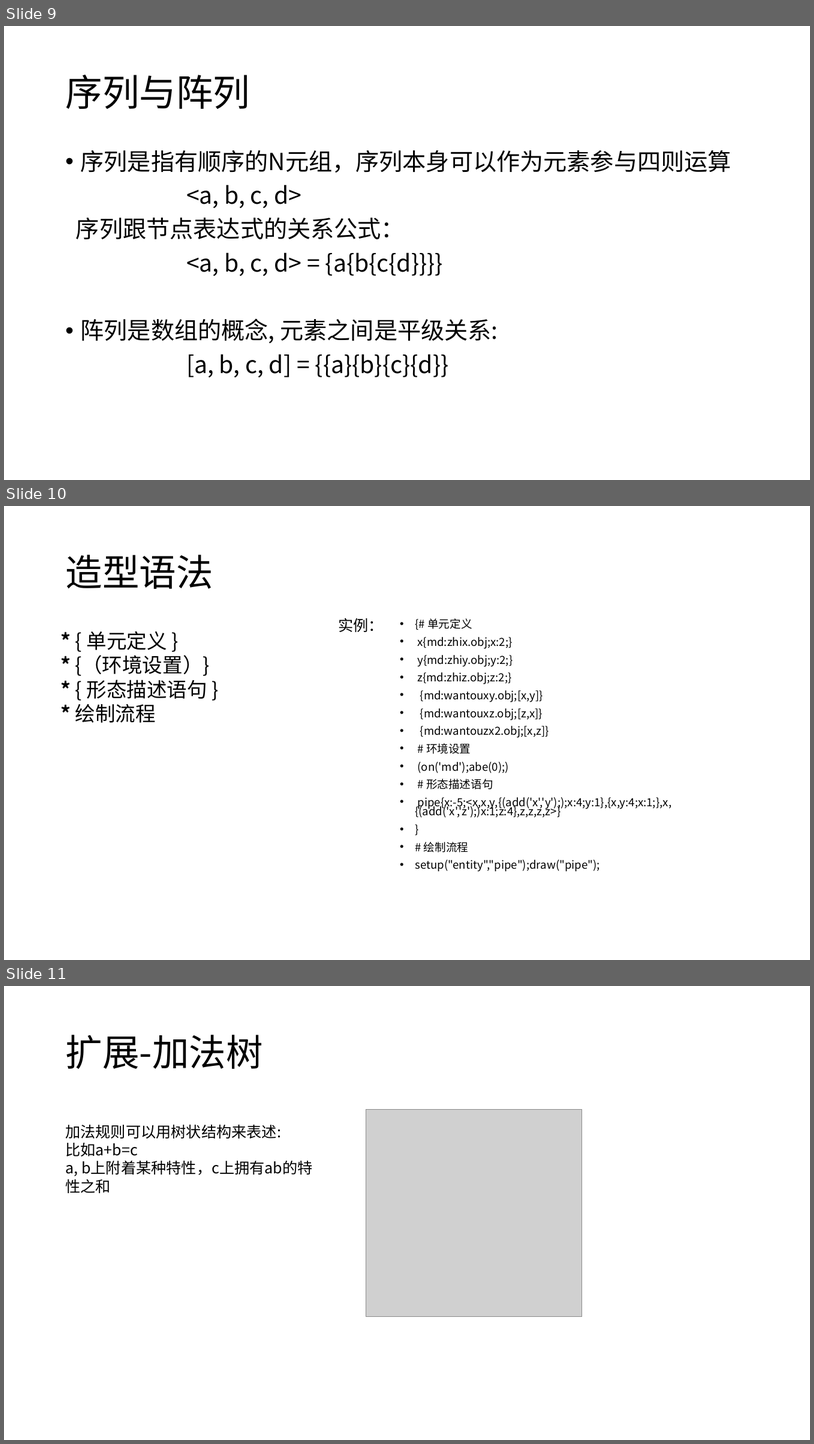
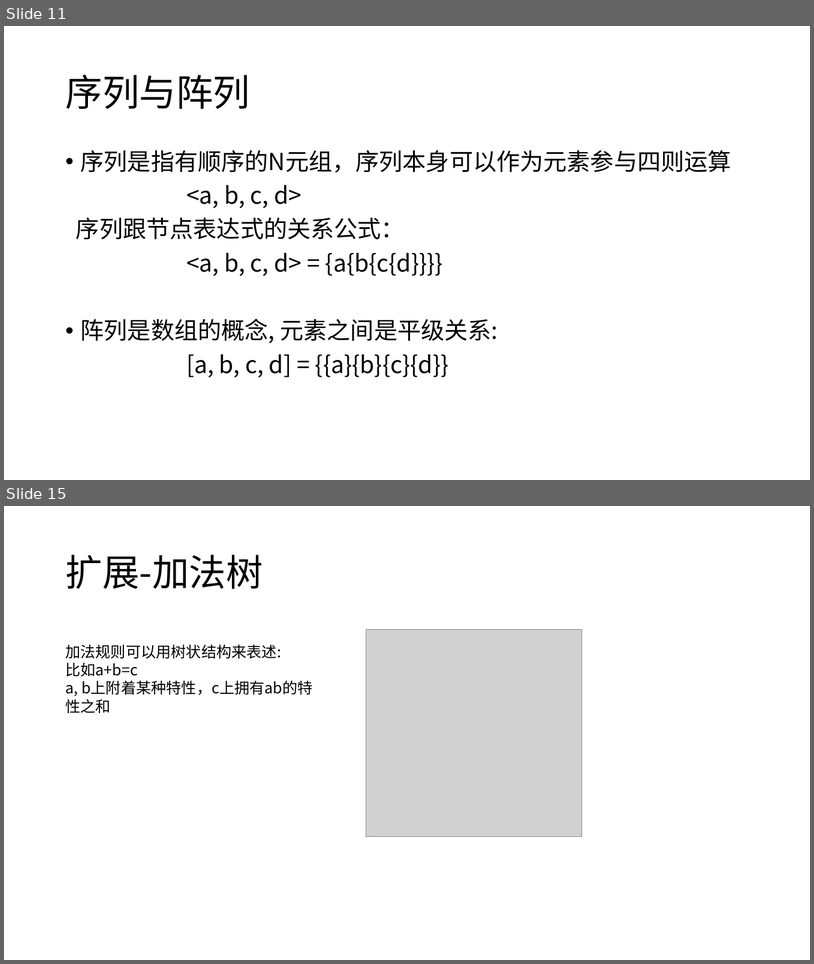
Before and after one commit to panguojun/.PHG., a slide deck: PHG语法手册.pptx. Shown one above the other, each under a label of ours: slides 9, 10 and 11 before the commit, slides 11 and 15 after it; the slides between them are not shown. The pictures are 814x1444 and 814x964 pixels, drawn with LibreOffice and Linux fonts; fonts in the diff are those of the drawing; grey boxes stand for pictures. Boxes give left, top, right and bottom in pixels: in the first picture for what was removed or moved away, otherwise in the second. Text is boxed around its words. In the diff, an @@ line names an element or a change of style, - is before the commit and + after.

```diff
--- a/PHG语法手册.pptx
+++ b/PHG语法手册.pptx
@@ slide 10 removed at (x1=4, y1=506, x2=810, y2=960), background #FFFFFF @@
@@ title removed at (x1=65, y1=555, x2=213, y2=589) @@
-造型语法
@@ text removed at (x1=75, y1=631, x2=210, y2=723) @@
-* { 单元定义 }
-* {（环境设置）}
-* { 形态描述语句 }
-* 绘制流程
@@ text removed at (x1=338, y1=618, x2=384, y2=632) @@
-实例：
@@ text removed at (x1=415, y1=618, x2=672, y2=871) @@
-• {# 单元定义
-• x{md:zhix.obj;x:2;}
-• y{md:zhiy.obj;y:2;}
-• z{md:zhiz.obj;z:2;}
-• {md:wantouxy.obj;[x,y]}
-• {md:wantouxz.obj;[z,x]}
-• {md:wantouzx2.obj;[x,z]}
-• # 环境设置
-• (on('md');abe(0);)
-• # 形态描述语句
-• pipe{x:-5;<x,x,y,{(add('x','y'););x:4;y:1},{x,y:4;x:1;},x,{(add('x','z');)x:1;z:4},z,z,z,z>}
-• }
-• # 绘制流程
-• setup("entity","pipe");draw("pipe");
@@ what was slide 9 is now slide 11 @@
@@ what was slide 11 is now slide 15 @@
```
Also in this commit, not shown: 4 slides changed, 5 slides added.
